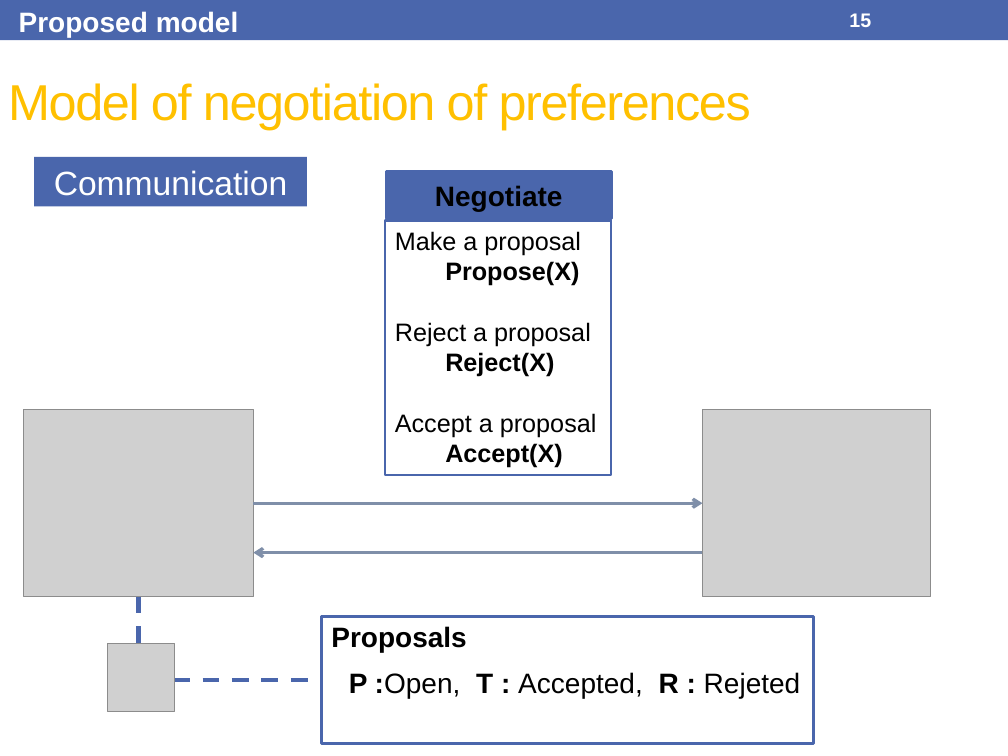
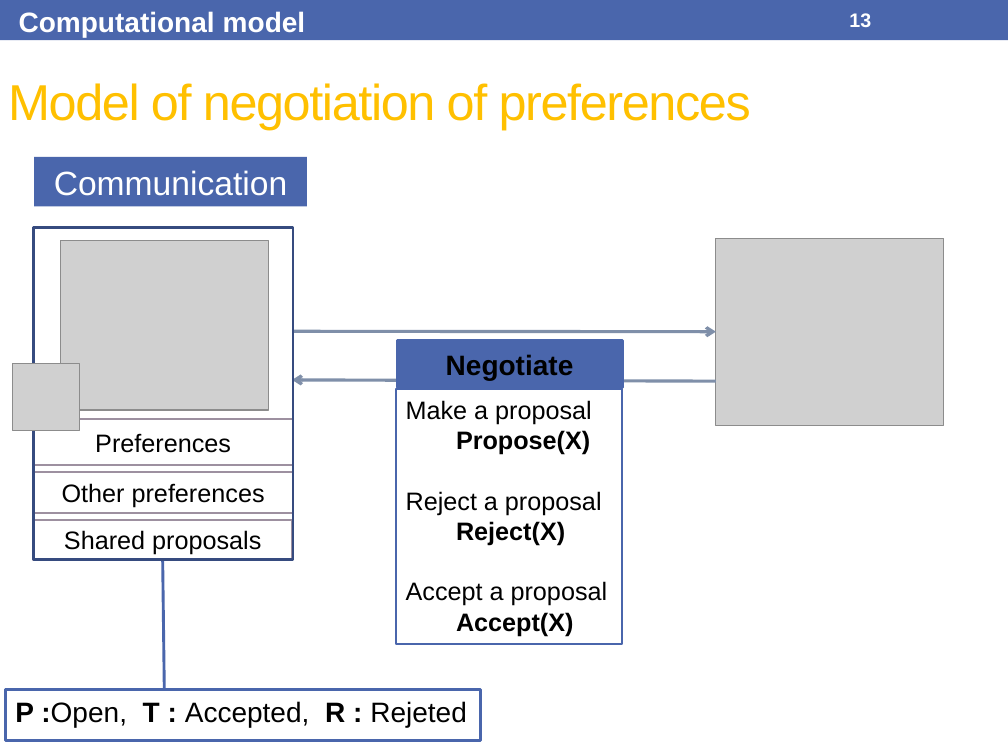
Before and after one commit to Olydia/Discolog, a slide deck: slide 13 of papers/Presentations/IVA17/IVA17.pptx (slide 15 before the commit). Drawn at 1008x756 pixels with LibreOffice and Linux fonts; fonts in the diff are those of the drawing; grey boxes stand for pictures. Boxes give left, top, right and bottom in pixels: in the first picture for what was removed or moved away, otherwise in the second. Text is boxed around its words. In the diff, an @@ line names an element or a change of style, - is before the commit and + after.

```diff
--- a/papers/Presentations/IVA17/IVA17.pptx
+++ b/papers/Presentations/IVA17/IVA17.pptx
@@ text at (19, 11, 305, 38): text changed @@
-Proposed model
+Computational model
@@ page number at (849, 13, 871, 27): text changed @@
-15
+13
@@ rectangle added at (33, 228, 293, 560), outline #374B7F 2.08 pt @@
@@ picture: place and size @@
-picture at (703, 409, 930, 596)
+picture at (716, 238, 943, 424)
@@ picture: place and size @@
-picture at (23, 409, 253, 596)
+picture at (60, 241, 269, 410)
@@ arrow moved from (253, 503) - (703, 503) to (292, 332) - (716, 332) @@
@@ rectangle "Negotiate": place and size @@
-rectangle "Negotiate" at (386, 171, 611, 219)
+rectangle "Negotiate" at (397, 341, 622, 388)
@@ picture added at (12, 364, 80, 431) @@
@@ arrow moved from (703, 552) - (253, 552) to (716, 381) - (292, 380) @@
@@ rectangle "Make a proposal": place and size @@
-rectangle "Make a proposal" at (385, 221, 612, 475)
+rectangle "Make a proposal" at (396, 389, 623, 643)
@@ rectangle added at (33, 419, 293, 465), fill #FFFFFF, outline #9D90A0 1.5 pt, 18 pt, text #000000 @@
+Preferences
@@ rectangle added at (33, 472, 293, 512), fill #FFFFFF, outline #9D90A0 1.5 pt, 18 pt, text #000000 @@
+Other preferences
@@ rectangle added at (33, 520, 292, 560), fill #FFFFFF, outline #9D90A0 1.5 pt, 18 pt, text #000000 @@
+Shared proposals
@@ line added from (162, 559) to (164, 689), #4A66AC 2.08 pt @@
@@ elbow line removed from (138, 597) to (322, 679) @@
@@ text removed at (331, 626, 466, 652) @@
-Proposals
@@ picture removed at (107, 643, 174, 711) @@
@@ text "P :Open, T : Accepted, ...": place and size @@
-text "P :Open, T : Accepted, ..." at (349, 672, 801, 698)
+text "P :Open, T : Accepted, ..." at (15, 701, 467, 727)
@@ rectangle: place and size @@
-rectangle at (322, 617, 813, 744)
+rectangle at (6, 689, 481, 741)
```
Also in this commit, not shown: 21 other slides changed, 5 slides added, 7 slides removed, 5 other files.
